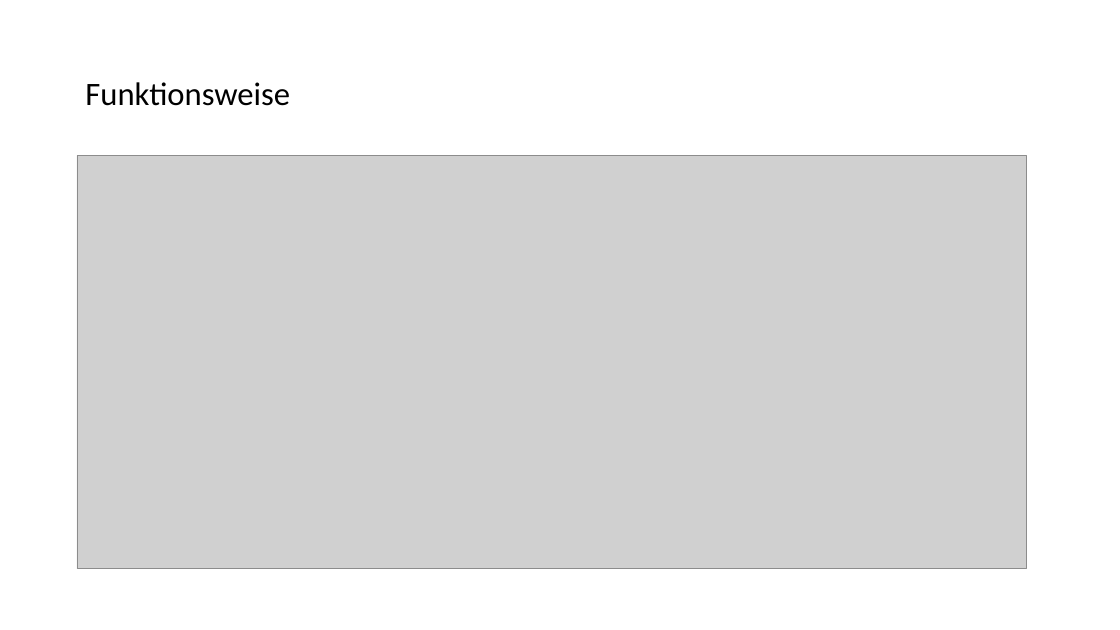
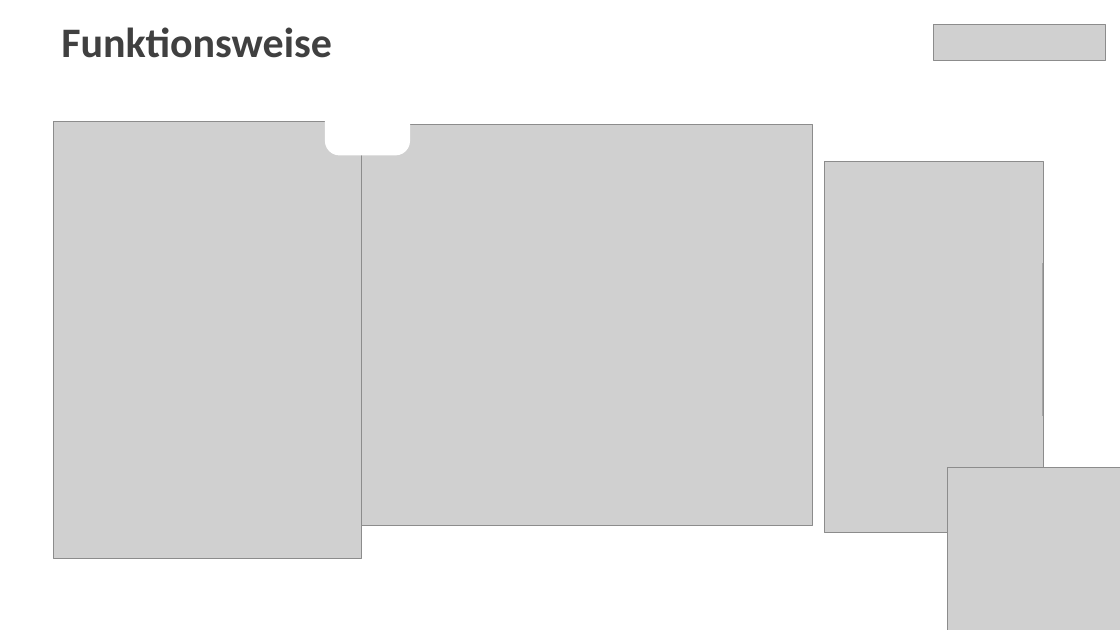
Before and after one commit to fiskaltrust/productdescription-de-doc, a slide deck: slide 7 of for-poscreators/presentation/media/lead-presentation-creator-de.pptx. Drawn at 1120x630 pixels with LibreOffice and Linux fonts; fonts in the diff are those of the drawing; grey boxes stand for pictures. Boxes give left, top, right and bottom in pixels: in the first picture for what was removed or moved away, otherwise in the second. Text is boxed around its words. In the diff, an @@ line names an element or a change of style, - is before the commit and + after.

```diff
--- a/for-poscreators/presentation/media/lead-presentation-creator-de.pptx
+++ b/for-poscreators/presentation/media/lead-presentation-creator-de.pptx
@@ title "Funktionsweise": place and size @@
-title "Funktionsweise" at [85, 82, 290, 106]
+title "Funktionsweise" at [61, 27, 332, 58]
@@ title "Funktionsweise" at [61, 27, 332, 58]: size 28 to 36 pt, text colour #000000 to #404040, bold on; vertical alignment middle to top @@
@@ picture added at [933, 24, 1105, 61] @@
@@ rounded rectangle added at [326, 71, 410, 155], fill #FFFFFF, outline #FFFFFF 1 pt @@
@@ picture added at [54, 121, 362, 559] @@
@@ picture added at [361, 124, 813, 526] @@
@@ picture removed at [77, 155, 1027, 569] @@
@@ picture added at [824, 162, 1043, 534] @@
@@ line added from (1043, 264) to (1043, 417), #A5A5A5 1 pt @@
@@ picture added at [948, 468, 1120, 630] @@
```
Also in this commit, not shown: 26 other slides changed, 3 slides added, 3 slides removed.
